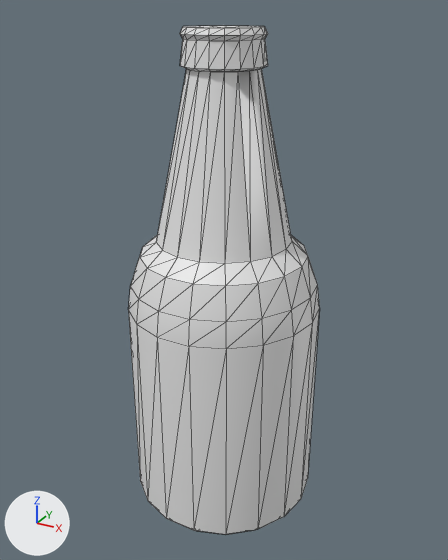
The FBX model The Olympics/Assets/Materials/3d models/vip room/misc stuff/Beerbottle.FBX: old version first, new version second.
Rendered twice from a 50 mm lens placed at (1.31, -2.38, 2.37), pointed at (0.0, 0.01, 1.18). Every picture has the same lights, and +X, +Y and +Z are marked at lower left. Mesh edges are drawn as thin lines. Where no turn or scale is listed for an object, it has been applied to the vertices. Vertices at the same position are counted once.

The older version as bpy lines, for what is in view:
```python
me_mesh = bpy.data.meshes.new('Mesh')
me_mesh.from_pydata(...)  # 222 vertices, 448 faces; spans x -0.46..0.46, y -0.45..0.45, z 0.0..2.3
ob_cylinder001 = bpy.data.objects.new('Cylinder001', me_mesh)
ob_cylinder001.location = (0.004, -0.005, 0.0)
```
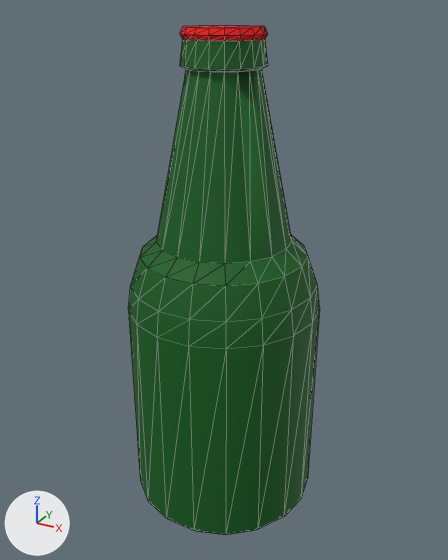
The edits, one by one:
Material '02 - Default' (mat_02___default) is new.
Its base color is (0.898, 0.0, 0.0) (red #f30000).
Its roughness is 0.859.
Material '01 - Default' (mat_01___default) is new.
Its base color is (0.0, 0.11, 0.00784) (dark green #005d16).
Its roughness is 0.717.
me_mesh has 222 vertices, 448 faces and spans x -0.46..0.46, y -0.45..0.45, z 0.0..2.3.
me_mesh is used by ob_cylinder001; location (0.004, -0.005, 0.0).
me_mesh part 1: all 360 faces centred in x -0.45..0.45, y -0.45..0.45, z 0.0..2.22 switch from no material to mat_01___default (dark green #005d16).
me_mesh part 2: all 88 faces centred in x -0.17..0.17, y -0.17..0.17, z 2.26..2.3 switch from no material to mat_02___default (red #f30000).

Boxes [x1, y1, x2, y2] around the edits, measured in the pictures (448 x 560 px):
part 1 of me_mesh, recoloured (grey to green)
    both: [128, 39, 319, 535]
part 2 of me_mesh, recoloured (grey to red)
    both: [180, 26, 268, 41]
